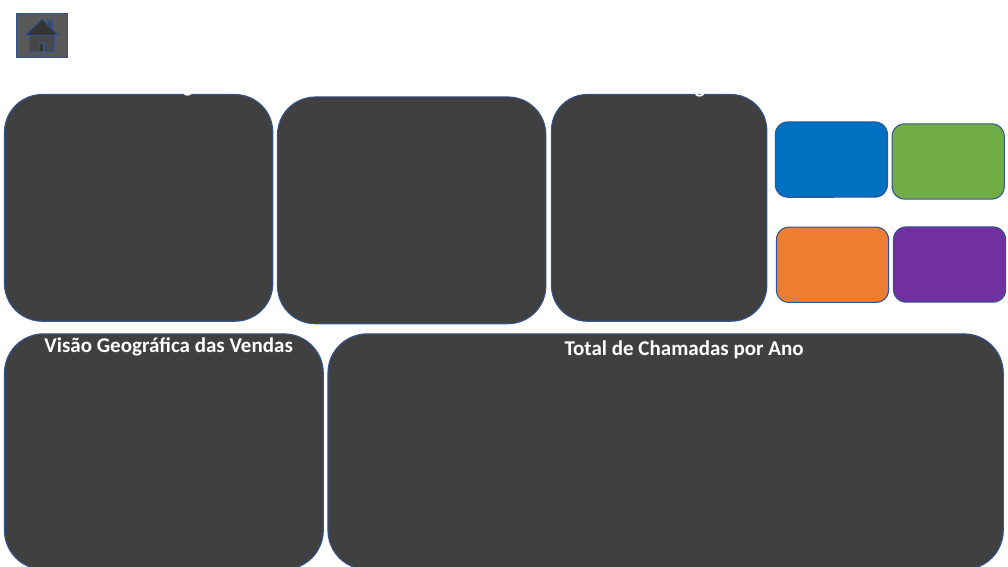
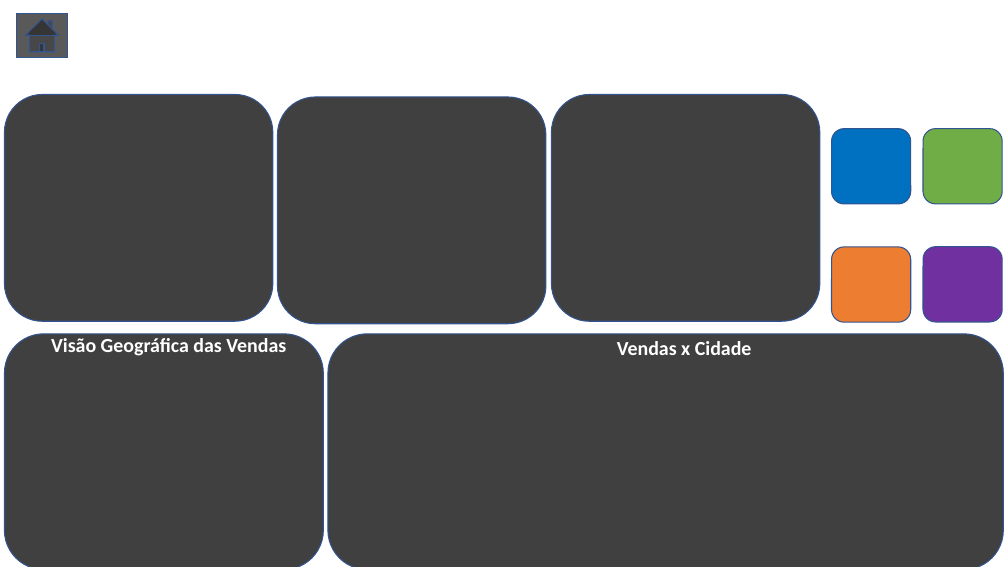
Before and after one commit to caiooliveira4/Projetos, a slide deck: slide 1 of Criação de Template.pptx. Drawn at 1008x567 pixels with LibreOffice and Linux fonts; fonts in the diff are those of the drawing. Boxes give left, top, right and bottom in pixels: in the first picture for what was removed or moved away, otherwise in the second. Text is boxed around its words. In the diff, an @@ line names an element or a change of style, - is before the commit and + after.

Commit message:
Alterações no arquivo pbix e ppt

```diff
--- a/Criação de Template.pptx
+++ b/Criação de Template.pptx
@@ text removed at <box>62,94,227,98</box> @@
-Vendas x Categoria
@@ rounded rectangle: place and size @@
-rounded rectangle at <box>551,95,767,321</box>
+rounded rectangle at <box>551,95,820,321</box>
@@ text removed at <box>590,94,732,99</box> @@
-Vendas x Região
@@ text removed at <box>775,121,889,123</box> @@
-Produtos Vendidos
@@ rounded rectangle: place and size @@
-rounded rectangle at <box>776,122,888,197</box>
+rounded rectangle at <box>832,129,911,204</box>
@@ rounded rectangle: place and size @@
-rounded rectangle at <box>892,124,1004,200</box>
+rounded rectangle at <box>923,129,1003,204</box>
@@ text added at <box>941,128,989,130</box>, 14 pt, text #FFFFFF, bold @@
+Quantidade
+Clientes
@@ text at <box>849,228,897,246</box>: text changed @@
-Total de Cidades
+Quantidade
+Cidades
@@ rounded rectangle: place and size @@
-rounded rectangle at <box>777,227,889,302</box>
+rounded rectangle at <box>832,247,911,323</box>
@@ rounded rectangle: place and size @@
-rounded rectangle at <box>894,227,1006,302</box>
+rounded rectangle at <box>923,247,1003,322</box>
@@ text at <box>939,246,983,247</box>: text changed @@
-Qtd de Marcas
+Quantidade
+Marcas
@@ text "Visão Geográfica das Vendas" at <box>51,338,286,356</box>: size 20 to 19 pt @@
@@ text at <box>617,341,752,355</box>: text changed; size 20 to 19 pt @@
-Total de Chamadas por Ano
+Vendas x Cidade
```
Also in this commit, not shown: 4 other files.
